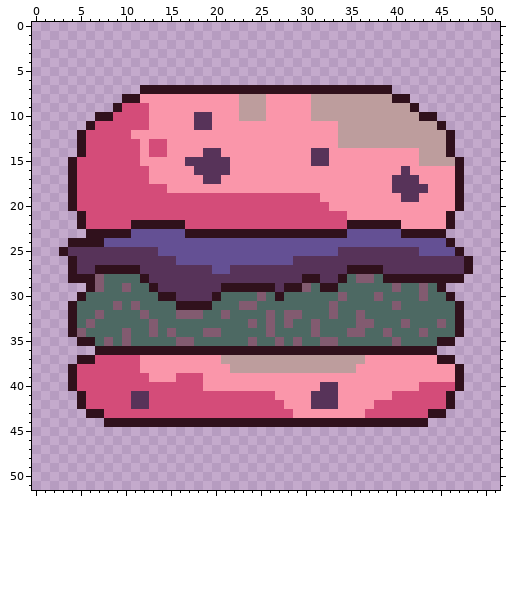
File history of a pixel-art sprite, Cosmo-Truckers/Assets/Checked Out/Cole/Art/MG_Art/0. PM_Art/0. AEG/1. Base/2. ALaCarte/PM_AEG_BurgerRotten.png. The picture above was drawn from the file before the commit.
The file is 52x52 pixels.
After:
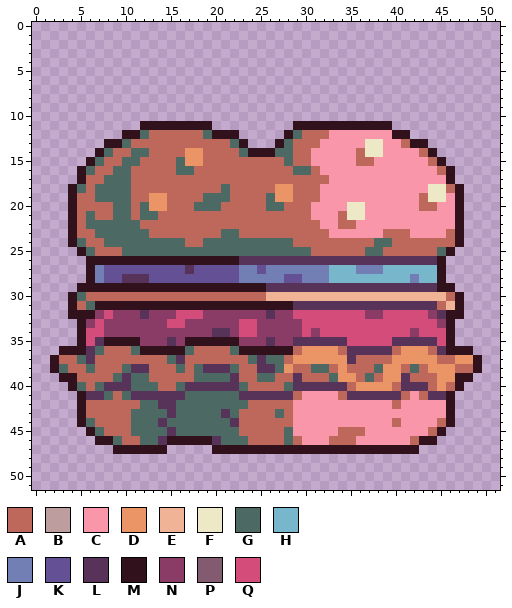
Palette (. is transparent): A #bd685b  B #bd9d9d  C #fa96aa  D #eb9465  E #f0b395  F #ede8c5  G #4d6963  H #78b6cc  J #727fb5  K #645094  L #573359  M #30111c  N #8a3b66  P #825b70  Q #d44c79
Difference:
@@ x 0..51 @@
  6 ....................................................
- 7 ............MMMMMMMMMMMMMMMMMMMMMMMMMMMM............
- 8 ..........MMCCCCCCCCCCCBBBCCCCCBBBBBBBBBMM..........
- 9 .........MQQQCCCCCCCCCCBBBCCCCCBBBBBBBBBBBM.........
-10 .......MMQQQQCCCCCLLCCCBBBCCCCCBBBBBBBBBBBBMM.......
-11 ......MQQQQQQCCCCCLLCCCCCCCCCCCCCCBBBBBBBBBBBM......
-12 .....MQQQQQCCCCCCCCCCCCCCCCCCCCCCCBBBBBBBBBBBBM.....
-13 .....MQQQQQQCQQCCCCCCCCCCCCCCCCCCCBBBBBBBBBBBBM.....
-14 .....MQQQQQQCQQCCCCLLCCCCCCCCCCLLCCCCCCCCCCBBBM.....
-15 ....MQQQQQQQCCCCCLLLLLCCCCCCCCCLLCCCCCCCCCCBBBBM....
-16 ....MQQQQQQQQCCCCCLLLLCCCCCCCCCCCCCCCCCCCLCCCCCM....
-17 ....MQQQQQQQQCCCCCCLLCCCCCCCCCCCCCCCCCCCLLLCCCCM....
-18 ....MQQQQQQQQQQCCCCCCCCCCCCCCCCCCCCCCCCCLLLLCCCM....
-19 ....MQQQQQQQQQQQQQQQQQQQQQQQQQQQCCCCCCCCCLLCCCCM....
-20 ....MQQQQQQQQQQQQQQQQQQQQQQQQQQQQCCCCCCCCCCCCCCM....
-21 .....MQQQQQQQQQQQQQQQQQQQQQQQQQQQQQCCCCCCCCCCCM.....
-22 .....MQQQQQMMMMMMQQQQQQQQQQQQQQQQQQMMMMMMCCCCCM.....
-23 ......MMMMMKKKKKKMMMMMMMMMMMMMMMMMMKKKKKKMMMMM......
-24 ....MMMMKKKKKKKKKKKKKKKKKKKKKKKKKKKKKKKKKKKKKKM.....
-25 ...MLLLLLLLLLLKKKKKKKKKKKKKKKKKKKKLLLLLLLLLKKKKM....
-26 ....MLLLLLLLLLLLKKKKKKKKKKKKKLLLLLLLLLLLLLLLLLLLM...
-27 ....MLLMMMMMLLLLLLLLKKLLLLLLLLLLLLLMMMMLLLLLLLLLM...
-28 ....MMMPGGGGMLLLLLLLLLLLLLLLLLMMLLMGPPGMMMMMMMMM....
-29 ......MPGGPGGMLLLLLLLMMMMMMLMMPGMMGGGGGGPGGPGM......
-30 .....MGGGGGGGGMMLLLLMGGGGPGMGGGGGGPGGGPGGGGPGGM.....
-31 ....MGGGGPGPGGGGMMMMGGGPPGGGGGGGGPGGGGGGPGGGGGGM....
-32 ....MGGPGGGGPGGGPPPGGPGGGGPGPPGGGPGGPGGGGGGGGGGM....
-33 ....MGPGGGGGGPGGGGGGGGGGPGPGPGGPGGGGPPGGGPGGGPGM....
-34 ....MPGGGGPGGPGPGGGPPGGGGGPGGGGPGGGPPGGPGGGPGGGM....
-35 .....MMGPGPGGGGGPPGGGGGGPGGPGPGGPPGGGGGGPGGGGMM.....
-36 .......MMMMMMMMMMMMMMMMMMMMMMMMMMMMMMMMMMMMMM.......
-37 .....MMQQQQQCCCCCCCCCBBBBBBBBBBBBBBBBCCCCCCCCMM.....
-38 ....MQQQQQQQCCCCCCCCCCBBBBBBBBBBBBBBCCCCCCCCCCCM....
-39 ....MQQQQQQQQCCCQQQCCCCCCCCCCCCCCCCCCCCCCCCCCCCM....
-40 ....MQQQQQQQQQQQQQQCCCCCCCCCCCCCLLCCCCCCCCCQQQQM....
-41 .....MQQQQQLLQQQQQQQQQQQQQQCCCCLLLCCCCCCQQQQQQM.....
-42 .....MQQQQQLLQQQQQQQQQQQQQQQCCCLLLCCCCQQQQQQQQM.....
-43 ......MMQQQQQQQQQQQQQQQQQQQQQCCCCCCCCQQQQQQQMM......
-44 ........MMMMMMMMMMMMMMMMMMMMMMMMMMMMMMMMMMMM........
-45 ....................................................
-46 ....................................................
-47 ....................................................
+ 7 ....................................................
+ 8 ....................................................
+ 9 ....................................................
+10 ....................................................
+11 ............MMMMMMMM.........MMMMMMMMMMM............
+12 ..........MMGAAAAAAGMMM.....MGAAACCCCCCCMM..........
+13 ........MMGAAAAAAAAAAAGM...MGAAACCCCCFFCCAMM........
+14 .......MGAAGGAAAADDAAAAGMMMGGAACCCCCAFFCCCCAM.......
+15 ......MGAAGGAAAAGDDAAAAAAAAAGAACCCCCAACCCCCCAM......
+16 .....MGAAGGAAAAAGGAAAAAAAAAAAGGACCCCCCCCCCCCCAM.....
+17 .....MAAGGGAAAAAAAAAAAAAAAAAAAAAACCCCCCCCCCCCCM.....
+18 ....MGAGGGGAAAAAAAAAAGAAAAADDAAACCCCCCCCCCCCFFAM....
+19 ....MAAGGGGAADDAAAAGGGAAAAGDDAAACCCCCCCCCCCAFFCM....
+20 ....MAAAAGGAGDDAAAGGGAAAAAGGAAACCCCFFCCCCCCAACCM....
+21 ....MAGAAGGAGGAAAAAAAAAAAAAAAAACCCAFFCCCCCCCCCCM....
+22 ....MAGGGGGGAAAAAAAAAAAAAAAAAAAACCAACCCCCCCCCCCM....
+23 ....MAAGGGGGGAAAAAAAAGGAAAAAAAAAACCCCCCAAACCCCAM....
+24 ....MGAAGGGGGGGGGAAGGGGGGGGGGAAAAAAAAAGGAAAAAAAM....
+25 .....MGAAAGGGGGGGGGGGGGGGGGGGGGAAAAAAGGAAAAAAGM.....
+26 ......MMMMMMMMMMMMMMMMMLLLLLLLLLLLLLLLLLLLLLLM......
+27 ......MJKKKKKKKKKLKKKKKJJKJJJJJJJHHHJJJHHHHHHM......
+28 ......MJKKLLLKKKKKKKKKKJJJJJKKJJJHHHHHHHHHJHHM......
+29 .....MMMMMMMMMMMMMMMMMMMMMLLLLLLLLLLLLLLLLLLLMM.....
+30 ....MGAAAAAAAAAAAAAAAAAAAAEEEEEEEEEEEEEEEEEEEEAM....
+31 ....MAGMMMMMMMMMMMMMMMMMMMMMMLLLLLLLLLLLLLLLLAEM....
+32 ....MMMNQNNNLNNNQQQNNNNNNNLNNQQQQQQQQNNQQQQQNLMM....
+33 .....MNQNNNNNNNQQNNNNNNQQNNNNNQQQQQQQQQQQQQQQNM.....
+34 .....MQQNNNNNNNNNNNNLLNQQNNNNNQNQQQQQQQQQQNQQQM.....
+35 .....MQLMMMMNNNLNMMMMMMNNNLNNLLLLLLQQQQQLLLLLQM.....
+36 ...MMMLGAAAGMMMMMGAAAAGMMMMMMADDDDALLLLLADDDALMMM...
+37 ..MAAGLAAAAAAAAGLAAAAAAAGLGGADDDDDDLAAAADDDDDAADDM..
+38 ..MGAAGAAAGLLAAAGAGLLLGAALLGDAAGGADAAAGDDAGADDDAAM..
+39 ...MMAAAAGLGGAAAAAGGGGLAAGGAALAAAGDDAGADDLAAADDMM...
+40 ....MGAGLLLGGGAAGLLLLLLGAAAAGLLLLLLADDDDALLLADAM....
+41 .....MLLGAGLLLLLLGGGGGGLLLLLLACCCCALLLLLLACALLM.....
+42 .....MAAAAAAGGLLGGGGGGGGAAAAACCCCCCCCCCCACCCCCM.....
+43 .....MAAAAAGGGGLGGGGGLGAAAAGACCCCCCCCCCCCCCCCCM.....
+44 .....MGAAAAGGGLGGGGGGGLAAAAAACCCCCCCCCCCACCCCAM.....
+45 ......MGAAAGGGGLGGGGGGGAAAAAGCCCCCAAACCCCCCCAM......
+46 .......MMGAAGGLMMMMMLGGGAAAAGACCCAAACCCCCCAMM.......
+47 .........MMMMMM.....MMMMMMMMMMMMMMMMMMMMMMM.........
 48 ....................................................
